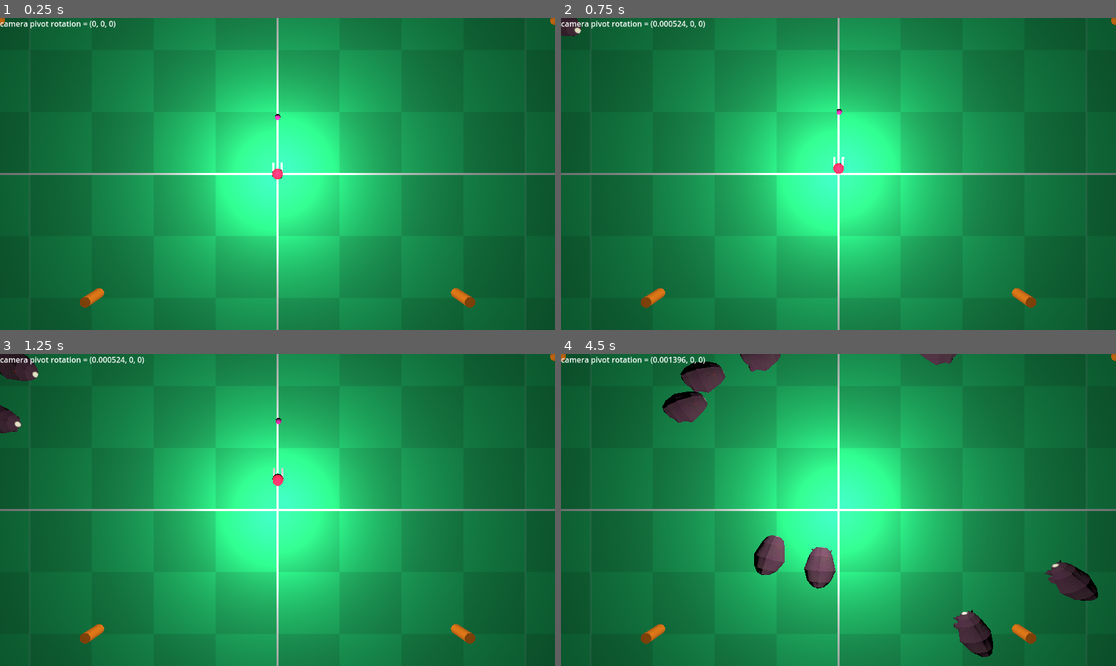
Above: before the commit, frames 1-4 (two rows, left to right).
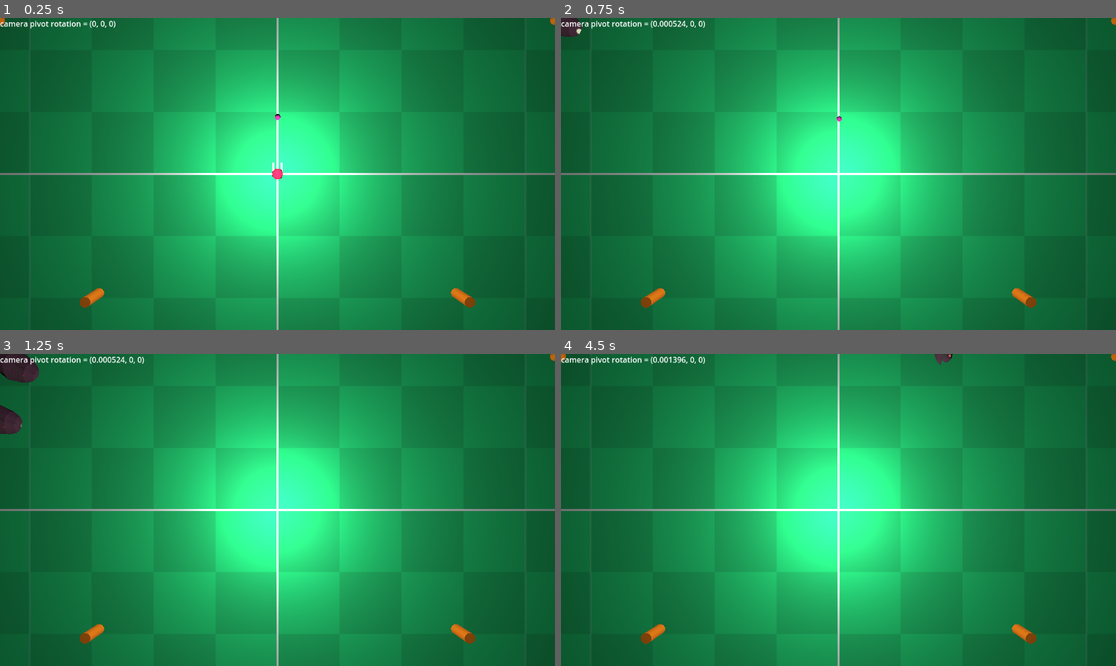
Above: after the commit, the same moments.

Repository: shinyPIKACHUx/GamJamJan2024
Game: Godot game, scene res://Levels/Ash_Test_Level.tscn
Same seed, same stepped clock (60 frames per second), same inputs: the game is played once before the commit and once after it.
Inputs (mouse positions are in pixels of both pictures, inside the frame that each line leads up to):
- Up to frame 1 (0.25 s): no input
- Up to frame 2 (0.75 s): tap Enter (ui_accept) at 0.5 s; move the mouse to (866, 174) at 0.52 s; hold W (move_forward) from 0.53 s (still down); hold Shift (sprint) from 0.53 s (still down)
- Up to frame 3 (1.25 s): keep holding W (move_forward); keep holding Shift (sprint); tap Space (jump) at 0.77 s
- Up to frame 4 (4.5 s): keep holding W (move_forward); move the mouse to (810, 510) at 1.27 s; release Shift (sprint) at 1.28 s; tap Shift (sprint) at 1.35, 2.85, 4.35 s; tap Space (jump) at 1.52, 3.02, 3.77 s; move the mouse to (849, 503) at 2.02 s; hold Shift (sprint) 2.03-2.78 s; move the mouse to (832, 516) at 2.77 s; move the mouse to (877, 513) at 3.52 s; hold Shift (sprint) 3.53-4.28 s; move the mouse to (794, 506) at 4.27 s

Frame 1 is identical in both runs. In frame 2, 0.1% of the frame differs, in the area x 0-52%, y 0-50%; in frame 3, 0.2%; in frame 4, 4.1%, in the area x 18-97%, y 0-98%.
Error after the commit: Parse Error: Identifier "velocity" not declared in the current scope. (res://Enemies/EnemyBullet.gd:5)

Commit message:
End of day commit

Diff:
--- /dev/null
+++ b/MechDonald/Enemies/DamagePlayerOnContact.gd
@@ -0,0 +1,16 @@
+extends CollisionShape3D
+
+
+# Called when the node enters the scene tree for the first time.
+func _ready():
+	pass # Replace with function body.
+
+
+# Called every frame. 'delta' is the elapsed time since the previous frame.
+func _process(delta):
+	pass
+
+
+func _on_collision(body):
+	if body.is_in_group("Player"):
+		print("Damage player")
--- a/MechDonald/Enemies/EnemyBullet.gd
+++ b/MechDonald/Enemies/EnemyBullet.gd
@@ -1,4 +1,4 @@
-extends CharacterBody3D
+extends Area3D
 
 
 func _physics_process(delta):
--- a/MechDonald/Enemies/EnemyBullet.tscn
+++ b/MechDonald/Enemies/EnemyBullet.tscn
@@ -1,21 +1,19 @@
-[gd_scene load_steps=6 format=3 uid="uid://cydnse3vrdtnp"]
+[gd_scene load_steps=7 format=3 uid="uid://cydnse3vrdtnp"]
 
 [ext_resource type="Material" uid="uid://c7aj8ux5thu3n" path="res://Materials/Player_Test_Material.tres" id="1_02sil"]
 [ext_resource type="Script" path="res://Enemies/EnemyBullet.gd" id="1_hvua2"]
-
-[sub_resource type="SphereShape3D" id="SphereShape3D_7vmm8"]
-radius = 0.500974
+[ext_resource type="Script" path="res://Enemies/DamagePlayerOnContact.gd" id="3_ry5ij"]
 
 [sub_resource type="SphereMesh" id="SphereMesh_i7ig1"]
 
 [sub_resource type="StandardMaterial3D" id="StandardMaterial3D_bgg8x"]
 
-[node name="EnemyBullet" type="CharacterBody3D"]
+[sub_resource type="SphereShape3D" id="SphereShape3D_7vmm8"]
+radius = 0.500974
+
+[node name="EnemyBullet" type="Area3D"]
 transform = Transform3D(0.3, 0, 0, 0, 0.3, 0, 0, 0, 0.3, 0, 0, 0)
 script = ExtResource("1_hvua2")
-
-[node name="CollisionShape3D" type="CollisionShape3D" parent="."]
-shape = SubResource("SphereShape3D_7vmm8")
 
 [node name="MeshInstance3D" type="MeshInstance3D" parent="."]
 material_override = ExtResource("1_02sil")
@@ -27,4 +25,10 @@
 one_shot = true
 autostart = true
 
+[node name="CollisionShape3D" type="CollisionShape3D" parent="."]
+transform = Transform3D(1, 0, 0, 0, 1, 0, 0, 0, 1, 0, 0, 0)
+shape = SubResource("SphereShape3D_7vmm8")
+script = ExtResource("3_ry5ij")
+
+[connection signal="body_entered" from="." to="CollisionShape3D" method="_on_collision"]
 [connection signal="timeout" from="Timer" to="." method="_on_timer_timeout"]
--- a/MechDonald/Enemies/ShootingEnemy.gd
+++ b/MechDonald/Enemies/ShootingEnemy.gd
@@ -1,4 +1,4 @@
-class_name ShootingEnemy extends CharacterBody3D
+class_name ShootingEnemy extends Area3D
 
 #speed of the mob m/s
 @export var speed = 2
--- a/MechDonald/Enemies/ShootingEnemy.tscn
+++ b/MechDonald/Enemies/ShootingEnemy.tscn
@@ -1,22 +1,18 @@
-[gd_scene load_steps=5 format=3 uid="uid://ygwruj05wuih"]
+[gd_scene load_steps=6 format=3 uid="uid://ygwruj05wuih"]
 
 [ext_resource type="Script" path="res://Enemies/ShootingEnemy.gd" id="1_ajvoe"]
 [ext_resource type="PackedScene" uid="uid://cydnse3vrdtnp" path="res://Enemies/EnemyBullet.tscn" id="2_dmff5"]
 [ext_resource type="PackedScene" uid="uid://dhw0tcgnbfu4t" path="res://Assets/Models/Aliens/AlienCrawler/alien_crawler.tscn" id="2_s6boq"]
+[ext_resource type="Script" path="res://Enemies/DamagePlayerOnContact.gd" id="4_ejc8b"]
 
 [sub_resource type="SphereShape3D" id="SphereShape3D_5har3"]
 radius = 1.99925
 
-[node name="ShootingEnemy" type="CharacterBody3D"]
-axis_lock_linear_y = true
+[node name="ShootingEnemy" type="Area3D"]
 script = ExtResource("1_ajvoe")
 speed = 4
 shotSpeed = 8
 bullet_scene = ExtResource("2_dmff5")
-
-[node name="CollisionShape3D" type="CollisionShape3D" parent="."]
-transform = Transform3D(1, 0, 0, 0, -4.37114e-08, -1, 0, 1, -4.37114e-08, 0, 0, 0.681752)
-shape = SubResource("SphereShape3D_5har3")
 
 [node name="AlienCrawler" parent="." instance=ExtResource("2_s6boq")]
 
@@ -26,4 +22,11 @@
 [node name="BulletSpawnLocation" type="Node3D" parent="."]
 transform = Transform3D(1, 0, 0, 0, 1, 0, 0, 0, 1, 0, 0, -1.97112)
 
+[node name="CollisionShape3D" type="CollisionShape3D" parent="."]
+transform = Transform3D(1, 0, 0, 0, -4.37114e-08, -1, 0, 1, -4.37114e-08, 0, 0, 0.681752)
+shape = SubResource("SphereShape3D_5har3")
+script = ExtResource("4_ejc8b")
+
+[connection signal="body_entered" from="." to="CollisionShape3D" method="_on_area_3d_area_entered"]
+[connection signal="body_entered" from="." to="CollisionShape3D" method="_on_collision"]
 [connection signal="timeout" from="Timer" to="." method="shoot"]
--- a/MechDonald/Player/Player.tscn
+++ b/MechDonald/Player/Player.tscn
@@ -9,14 +9,14 @@
 [sub_resource type="BoxMesh" id="BoxMesh_fvg5n"]
 size = Vector3(0.2, 0.2, 1)
 
-[sub_resource type="CapsuleShape3D" id="CapsuleShape3D_nx6vm"]
-
 [sub_resource type="SphereShape3D" id="SphereShape3D_tymqh"]
 
 [sub_resource type="SphereMesh" id="SphereMesh_biso7"]
 
 [sub_resource type="StandardMaterial3D" id="StandardMaterial3D_3aba2"]
 albedo_color = Color(0.678431, 0.0980392, 0.533333, 1)
+
+[sub_resource type="CapsuleShape3D" id="CapsuleShape3D_nx6vm"]
 
 [node name="CharacterBody3D" type="CharacterBody3D" groups=["Player"]]
 script = ExtResource("1_41el3")
@@ -35,10 +35,6 @@
 transform = Transform3D(1, 0, 0, 0, 1, 0, 0, 0, 1, 0.4, 0.22553, -0.6)
 mesh = SubResource("BoxMesh_fvg5n")
 skeleton = NodePath("../..")
-
-[node name="CollisionShape3D" type="CollisionShape3D" parent="."]
-transform = Transform3D(1, 0, 0, 0, 1, 0, 0, 0, 1, 0, 1, 0)
-shape = SubResource("CapsuleShape3D_nx6vm")
 
 [node name="Camera3D" type="Camera3D" parent="."]
 transform = Transform3D(1, 0, 0, 0, 0.996195, 0.0871557, 0, -0.0871557, 0.996195, 0, 2.84862, 3.98478)
@@ -75,3 +71,9 @@
 [node name="RayCast3D2" type="RayCast3D" parent="."]
 transform = Transform3D(1, 0, 0, 0, 1, 0, 0, 0, 1, -0.4, 1.25453, -1.1)
 target_position = Vector3(0, 0, -1)
+
+[node name="Area3D" type="Area3D" parent="."]
+
+[node name="CollisionShape3D" type="CollisionShape3D" parent="Area3D"]
+transform = Transform3D(1, 0, 0, 0, 1, 0, 0, 0, 1, 0, 1, 0)
+shape = SubResource("CapsuleShape3D_nx6vm")
